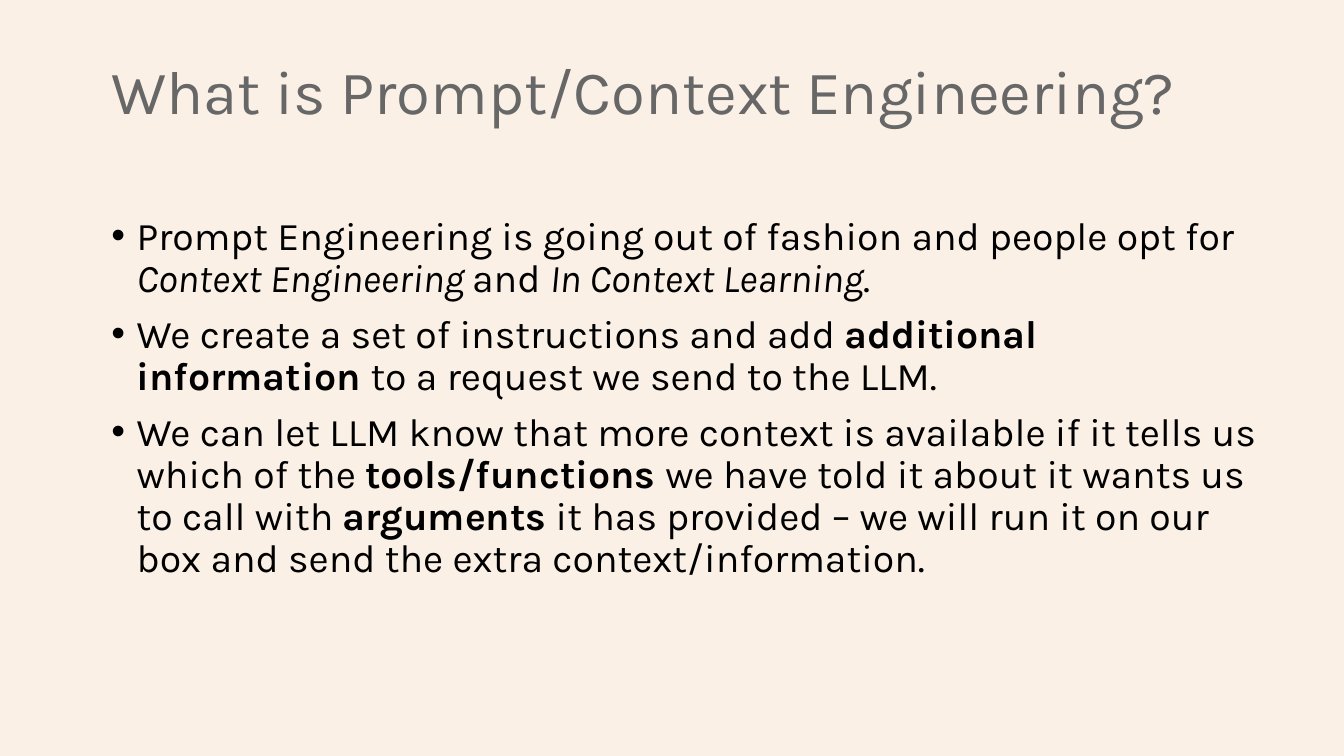
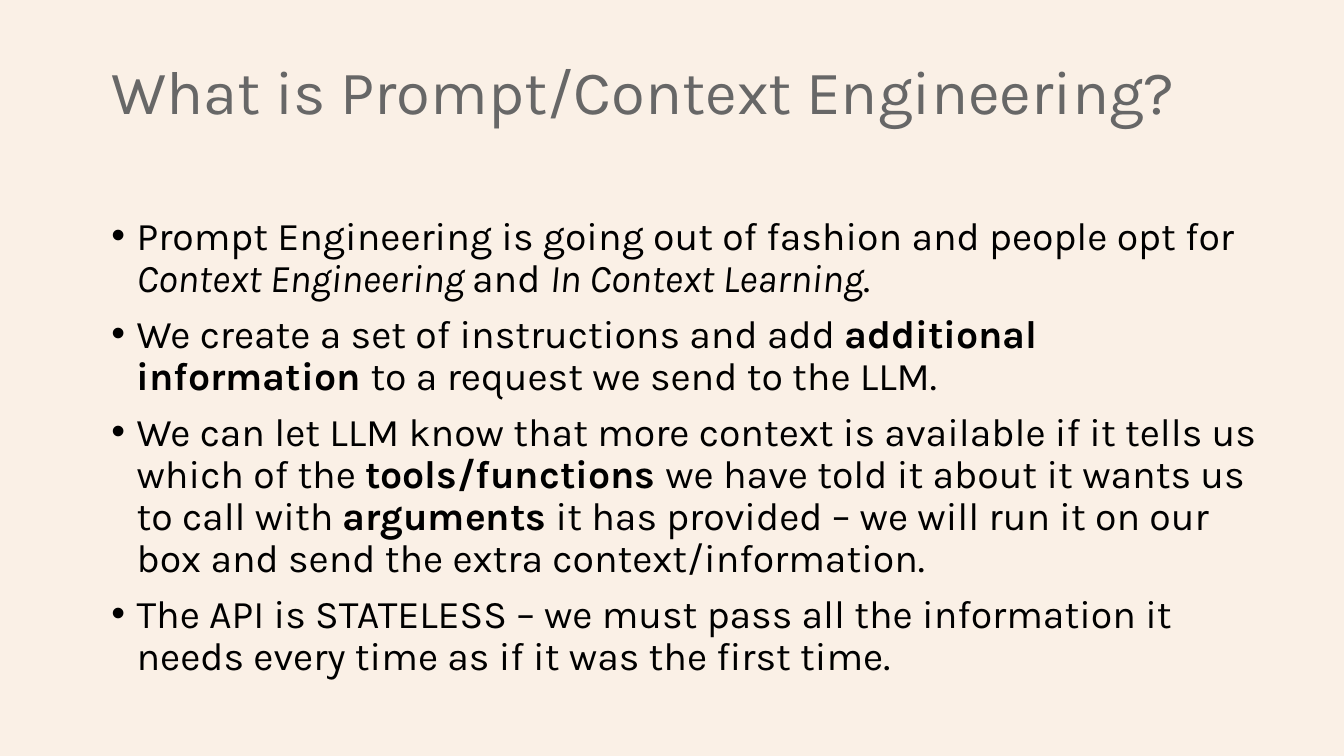
Before and after one commit to Python-Test-Engineer/eval-framework, a slide deck: slide 11 of PYDATA_LONDON_02SEP2025.pptx. Drawn at 1344x756 pixels with LibreOffice and Linux fonts; fonts in the diff are those of the drawing. Boxes give left, top, right and bottom in pixels: in the first picture for what was removed or moved away, otherwise in the second. Text is boxed around its words. In the diff, an @@ line names an element or a change of style, - is before the commit and + after.

```diff
--- a/PYDATA_LONDON_02SEP2025.pptx
+++ b/PYDATA_LONDON_02SEP2025.pptx
@@ text at [137, 601, 1171, 680]: paragraph added @@
+• The API is STATELESS – we must pass all the information it needs every time as if it was the first time.
```
Also in this commit, not shown: 6 other slides changed, 1 slide removed, 1 other file.
